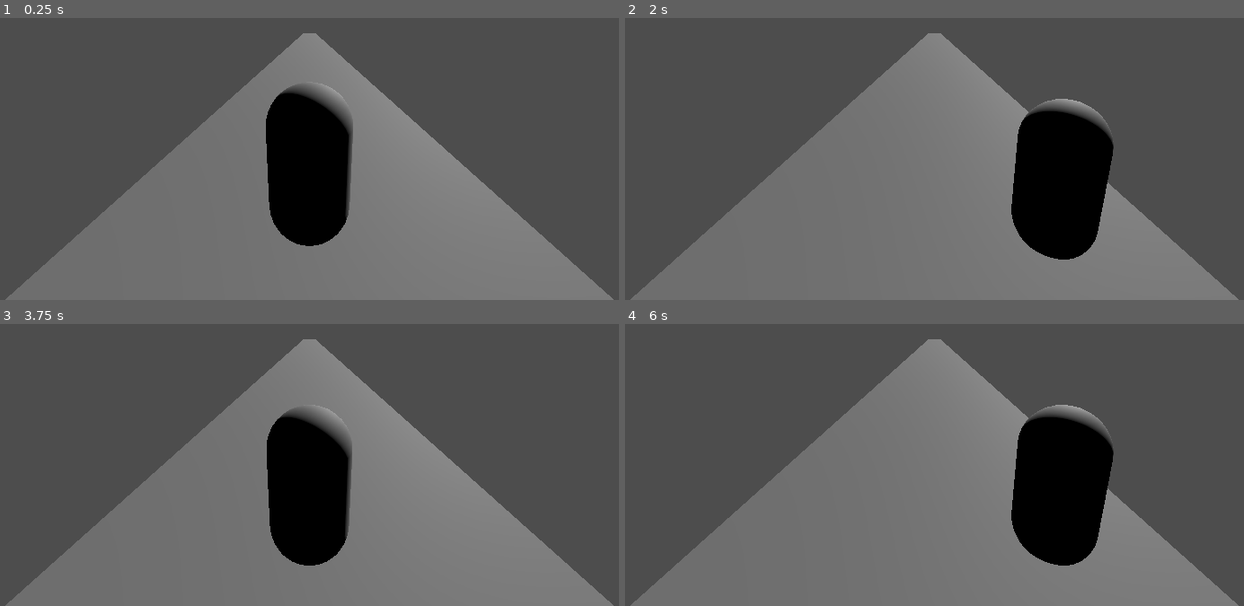
Above: before the commit, frames 1-4 (two rows, left to right).
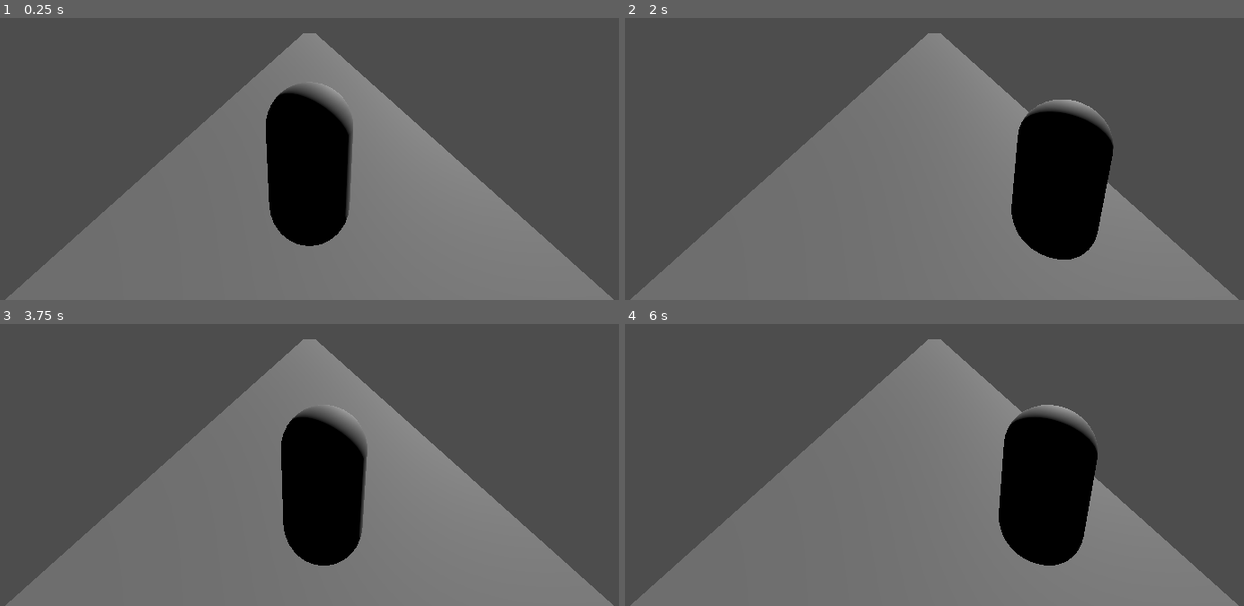
Above: after the commit, the same moments.

Repository: romanarmaan86-glitch/Manda-Run
Game: Godot game, scene res://Main.tscn
Two runs of this game, one before a commit and one after it. Both use one fixed random seed, a clock stepped at 60 frames per second and the inputs below.
Inputs:
- Up to frame 1 (0.25 s): no input
- Up to frame 2 (2 s): tap Enter at 0.5 s; hold Right (ui_right) 0.53-1.28 s; hold Down (ui_down) from 1.28 s (still down)
- Up to frame 3 (3.75 s): release Down (ui_down) at 2.03 s; hold Right (ui_right) 2.03-2.78 s; tap Space at 2.75 s; hold Up (ui_up) 2.78-3.53 s; hold Left (ui_left) from 3.53 s (still down)
- Up to frame 4 (6 s): tap Enter at 5 s; release Left (ui_left) at 5.03 s; hold Down (ui_down) 5.03-5.78 s; hold Right (ui_right) from 5.78 s (still down)

The runs differ from the first frame. In frame 1, less than 0.1% of the frame differs, in the area x 47-53%, y 7-8%; in frame 2, less than 0.1%; in frame 3, 3.2%, in the area x 43-60%, y 7-86%; in frame 4, 2.8%.

Commit message:
obstacles added(failed)

Diff:
--- a/manda-run/Main.tscn
+++ b/manda-run/Main.tscn
@@ -1,8 +1,10 @@
-[gd_scene load_steps=4 format=3 uid="uid://iju0m5gtwv5y"]
+[gd_scene load_steps=6 format=3 uid="uid://iju0m5gtwv5y"]
 
 [ext_resource type="PackedScene" uid="uid://dfw6lps87ntor" path="res://platform.tscn" id="1_uu6xs"]
 [ext_resource type="PackedScene" uid="uid://c5h4sybc8glo6" path="res://player.tscn" id="2_r0du0"]
+[ext_resource type="Script" uid="uid://by7t1t5gruyfb" path="res://obstaclespawner.gd" id="2_uu6xs"]
 [ext_resource type="Script" uid="uid://hjtdcst0f1w7" path="res://platformspawner.gd" id="3_r0du0"]
+[ext_resource type="PackedScene" uid="uid://ha4tnus5iqr7" path="res://obstacle.tscn" id="5_fos0i"]
 
 [node name="Gameworld" type="Node"]
 
@@ -15,6 +17,10 @@
 script = ExtResource("3_r0du0")
 platform_scene = ExtResource("1_uu6xs")
 
+[node name="obstaclespawner" type="Node3D" parent="World3D"]
+script = ExtResource("2_uu6xs")
+obstacle_scene = ExtResource("5_fos0i")
+
 [node name="Camera3D" type="Camera3D" parent="World3D"]
 transform = Transform3D(-2.1706747e-07, 0.25881907, -0.9659258, 1.1313334e-08, 0.9659259, 0.25881907, 1, 4.5253362e-08, -2.1259919e-07, -2.8507843, 2.5875745, 0)
 current = true
--- /dev/null
+++ b/manda-run/obstacle.gd
@@ -0,0 +1,34 @@
+extends Node3D
+
+enum ObstacleType {
+	JUMP_OVER,
+	SLIDE_UNDER,
+	EVADE,
+	JUMP_AND_SLIDE
+}
+
+@export var obstacle_type : ObstacleType
+
+# Connect this to Area3D → body_entered
+func _on_area_3d_body_entered(body):
+	if body.name == "Player":
+		check_player_action(body)
+
+func check_player_action(player):
+	match obstacle_type:
+		ObstacleType.JUMP_OVER:
+			# Player must be in air (jumping) to avoid
+			if player.is_on_floor():
+				player.hit_obstacle()
+		ObstacleType.SLIDE_UNDER:
+			# Player must be sliding
+			if not player.is_sliding:
+				player.hit_obstacle()
+		ObstacleType.EVADE:
+			# Player must not be in center lane
+			if player.is_in_center_lane():
+				player.hit_obstacle()
+		ObstacleType.JUMP_AND_SLIDE:
+			# Player must be jumping AND sliding (combo)
+			if not (player.is_sliding and not player.is_on_floor()):
+				player.hit_obstacle()
--- /dev/null
+++ b/manda-run/obstacle.tscn
@@ -0,0 +1,16 @@
+[gd_scene load_steps=2 format=3 uid="uid://ha4tnus5iqr7"]
+
+[ext_resource type="Script" uid="uid://dmcypki8njan6" path="res://obstacle.gd" id="1_sl1jc"]
+
+[node name="Obstacle" type="Node3D"]
+script = ExtResource("1_sl1jc")
+
+[node name="MeshInstance3D" type="MeshInstance3D" parent="."]
+
+[node name="CollisionShape3D" type="CollisionShape3D" parent="."]
+
+[node name="Area3D" type="Area3D" parent="."]
+
+[node name="CollisionShape3D" type="CollisionShape3D" parent="Area3D"]
+
+[connection signal="body_entered" from="Area3D" to="." method="_on_area_3d_body_entered"]
--- /dev/null
+++ b/manda-run/obstaclespawner.gd
@@ -0,0 +1,64 @@
+extends Node3D
+
+# -----------------------
+# CONFIG
+# -----------------------
+const LANES = [-1.5, 0.0, 1.5]  # Z positions
+const PLAYER_NORMAL_HEIGHT = 1.6
+const PLAYER_SLIDE_HEIGHT = 0.8
+const PLATFORM_HEIGHT = 0.0      # Y of platforms
+
+# Obstacle sizes
+const JUMP_OVER_SIZE = Vector3(2, 1.5, 1.5)      # X,Y,Z
+const SLIDE_UNDER_SIZE = Vector3(2, 0.8, 1.5)
+const EVADE_SIZE = Vector3(2, 2.0, 1.5)
+
+@export var obstacle_scene: PackedScene
+
+# Chance to spawn an obstacle per platform
+@export var spawn_chance := 0.5
+
+# -----------------------
+# SPAWN OBSTACLE
+# -----------------------
+func spawn_obstacle(platform):
+	if randf() > spawn_chance:
+		return
+
+	var obstacle = obstacle_scene.instantiate() as Node3D
+
+	# Random lane
+	var lane_index = randi() % LANES.size()
+	var lane_z = LANES[lane_index]
+
+	# Random type
+	var type = randi() % 3
+	var mesh_size = Vector3.ZERO
+	match type:
+		0:
+			obstacle.name = "JumpOver"
+			mesh_size = JUMP_OVER_SIZE
+		1:
+			obstacle.name = "SlideUnder"
+			mesh_size = SLIDE_UNDER_SIZE
+		2:
+			obstacle.name = "Evade"
+			mesh_size = EVADE_SIZE
+
+	# Set position on platform
+	obstacle.position = platform.position + Vector3(PLATFORM_HEIGHT + mesh_size.y/2, 0, lane_z)
+
+	# Adjust MeshInstance3D scale
+	var mesh = obstacle.get_node("MeshInstance3D")
+	if mesh:
+		mesh.scale = mesh_size
+
+	# Adjust CollisionShape3D
+	var coll = obstacle.get_node("CollisionShape3D")
+	if coll:
+		var box = BoxShape3D.new()
+		box.size = mesh_size
+		coll.shape = box
+
+	# Add to scene
+	add_child(obstacle)
--- a/manda-run/platform.tscn
+++ b/manda-run/platform.tscn
@@ -7,7 +7,7 @@
 [node name="StaticBody3D" type="StaticBody3D"]
 
 [node name="MeshInstance3D" type="MeshInstance3D" parent="."]
-transform = Transform3D(20.2, 0, 0, 0, 2, 0, 0, 0, 6, 0, -1, 0)
+transform = Transform3D(20.3, 0, 0, 0, 2, 0, 0, 0, 6, 0, -1, 0)
 mesh = SubResource("BoxMesh_5ajho")
 
 [node name="CollisionShape3D" type="CollisionShape3D" parent="."]
--- a/manda-run/platformspawner.gd
+++ b/manda-run/platformspawner.gd
@@ -1,20 +1,32 @@
 extends Node3D
 
-# Number of platforms to maintain
-const PLATFORM_COUNT := 7
-const PLATFORM_LENGTH := 20.0 # x-size of platform
-const DELETE_X := -12.0 # when platform goes past this x, delete it
-const MOVE_SPEED := 10.0 # negative x movement speed
+# -----------------------
+# CONFIG
+# -----------------------
+const PLATFORM_COUNT := 7          # How many platforms to maintain
+const PLATFORM_LENGTH := 20.0      # X-size of each platform (mesh = 20)
+const DELETE_X := -12.0            # Delete platform when it moves past this X
+const MOVE_SPEED := 10.0           # Negative X movement speed
+const LANES = [-1.5, 0.0, 1.5]
 
 @export var platform_scene: PackedScene
 
+# -----------------------
+# STATE
+# -----------------------
 var platforms: Array = []
 
+# -----------------------
+# READY
+# -----------------------
 func _ready():
 	# Spawn initial platforms
 	for i in PLATFORM_COUNT:
 		spawn_platform(i)
 
+# -----------------------
+# PHYSICS PROCESS
+# -----------------------
 func _physics_process(delta):
 	for platform in platforms.duplicate():
 		if platform:
@@ -28,10 +40,13 @@
 				# Spawn a new one at the end
 				spawn_platform()
 
-func spawn_platform(index = -1):
+# -----------------------
+# SPAWN PLATFORM
+# -----------------------
+func spawn_platform(index := -1):
 	var new_platform = platform_scene.instantiate()
 
-	# Calculate x position
+	# Calculate X position
 	var last_x = 0.0
 	if platforms.size() > 0:
 		last_x = platforms[-1].position.x + PLATFORM_LENGTH
@@ -43,3 +58,26 @@
 	new_platform.position = Vector3(last_x, 0, 0)
 	add_child(new_platform)
 	platforms.append(new_platform)
+
+# -----------------------
+# SPAWN OBSTACLE
+# -----------------------
+func spawn_obstacle(platform):
+	# Chance to spawn an obstacle on this platform
+	var chance = 0.5
+	if randf() > chance:
+		return
+
+	var obstacle_scene = preload("res://Obstacle.tscn")
+	var obstacle = obstacle_scene.instantiate() as Node3D
+
+	# Random type
+	obstacle.obstacle_type = randi() % 4  # 0..3
+
+	# Random lane
+	var lane_index = randi() % LANES.size()
+	var lane_z = LANES[lane_index]
+
+	# Position obstacle on top of platform
+	obstacle.position = platform.position + Vector3(0, 0.5, lane_z)
+	add_child(obstacle)
--- a/manda-run/player.gd
+++ b/manda-run/player.gd
@@ -1,46 +1,66 @@
 extends CharacterBody3D
 
-const LANES = [-1.5, 0.0, 1.5]
-
+# -----------------------
+# CONFIG
+# -----------------------
+const LANES = [-1.5, 0.0, 1.5]  # Z positions of lanes
 const JUMP_VELOCITY = 6.0
 const GRAVITY = 20.0
 const AIR_SLIDE_FALL_SPEED = 12.0
-
 const SLIDE_TIME = 0.6
 const NORMAL_HEIGHT = 1.6
 const SLIDE_HEIGHT = 0.8
+const LANE_LERP_SPEED = 10.0  # smooth lane movement
 
+# -----------------------
+# STATE
+# -----------------------
 var current_lane := 1
 var is_sliding := false
 var slide_timer := 0.0
 
 @onready var collider := $CollisionShape3D
 
+# -----------------------
+# READY
+# -----------------------
 func _ready():
 	position.z = LANES[current_lane]
 
+# -----------------------
+# PHYSICS PROCESS
+# -----------------------
 func _physics_process(delta):
 	# Gravity
 	if not is_on_floor():
 		velocity.y -= GRAVITY * delta
 
-	# Jump
+	# Lane smoothing
+	var target_z = LANES[current_lane]
+	position.z = lerp(position.z, target_z, LANE_LERP_SPEED * delta)
+
+	# Jump input
 	if Input.is_action_just_pressed("ui_up") and is_on_floor() and not is_sliding:
 		velocity.y = JUMP_VELOCITY
 
-	# Slide logic
+	# Slide timer logic
 	if is_sliding:
 		slide_timer -= delta
 
 		# Faster fall when sliding in air
-		if not is_on_floor():
+		if not is_on_floor() and velocity.y < 0:
 			velocity.y = -AIR_SLIDE_FALL_SPEED
 
+		# End slide
 		if slide_timer <= 0.0:
 			end_slide()
 
+	# Move the player
 	move_and_slide()
 
+# -----------------------
+# INPUT
+# -----------------------
 func _input(event):
 	if event.is_action_pressed("ui_left"):
 		move_left()
@@ -49,34 +69,48 @@
 	elif event.is_action_pressed("ui_down"):
 		start_slide()
 
+# -----------------------
+# LANE MOVEMENT
+# -----------------------
 func move_left():
-	# Cancel slide if switching lanes
 	if is_sliding:
 		end_slide()
-
 	current_lane = max(current_lane - 1, 0)
-	position.z = LANES[current_lane]
 
 func move_right():
-	# Cancel slide if switching lanes
 	if is_sliding:
 		end_slide()
+	current_lane = min(current_lane + 1, LANES.size() - 1)
 
-	current_lane = min(current_lane + 1, LANES.size() - 1)
-	position.z = LANES[current_lane]
-
+# -----------------------
+# SLIDE MECHANIC
+# -----------------------
 func start_slide():
-	if is_sliding:
+	if is_sliding or not is_on_floor():
 		return
 
 	is_sliding = true
 	slide_timer = SLIDE_TIME
 
 	var shape := collider.shape as CapsuleShape3D
-	shape.height = SLIDE_HEIGHT
+	var tween = create_tween()
+	tween.tween_property(shape, "height", SLIDE_HEIGHT, 0.1).set_trans(Tween.TRANS_SINE)
 
 func end_slide():
 	is_sliding = false
 
 	var shape := collider.shape as CapsuleShape3D
-	shape.height = NORMAL_HEIGHT
+	var tween = create_tween()
+	tween.tween_property(shape, "height", NORMAL_HEIGHT, 0.1).set_trans(Tween.TRANS_SINE)
+
+# -----------------------
+# HELPER: Check lane (for obstacles)
+# -----------------------
+func is_in_center_lane():
+	return current_lane == 1
+
+# -----------------------
+# OBSTACLE HIT
+# -----------------------
+func hit_obstacle():
+	print("Hit obstacle!")  # replace with lose life / animation
--- a/manda-run/project.godot
+++ b/manda-run/project.godot
@@ -41,3 +41,11 @@
 , Object(InputEventKey,"resource_local_to_scene":false,"resource_name":"","device":-1,"window_id":0,"alt_pressed":false …(183 unchanged characters)…
 ]
 }
+ui_down={
+"deadzone": 0.5,
+"events": [Object(InputEventKey,"resource_local_to_scene":false,"resource_name":"","device":0,"window_id":0,"alt_pressed":false,"shift_pressed":false,"ctrl_pressed":false,"meta_pressed":false,"pressed":false,"keycode":4194322,"physical_keycode":0,"key_label":0,"unicode":0,"location":0,"echo":false,"script":null)
+, Object(InputEventJoypadButton,"resource_local_to_scene":false,"resource_name":"","device":0,"button_index":12,"pressure":0.0,"pressed":false,"script":null)
+, Object(InputEventJoypadMotion,"resource_local_to_scene":false,"resource_name":"","device":0,"axis":1,"axis_value":1.0,"script":null)
+, Object(InputEventKey,"resource_local_to_scene":false,"resource_name":"","device":-1,"window_id":0,"alt_pressed":false,"shift_pressed":false,"ctrl_pressed":false,"meta_pressed":false,"pressed":false,"keycode":0,"physical_keycode":83,"key_label":0,"unicode":115,"location":0,"echo":false,"script":null)
+]
+}
Not shown, added: manda-run/obstacle.gd.uid
Not shown, added: manda-run/obstaclespawner.gd.uid
